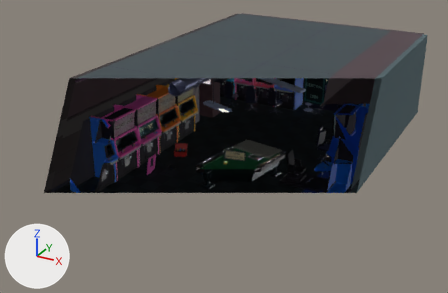
What one commit did to the glTF model places/baked/game-room-1-day/game-room-1-day.glb.
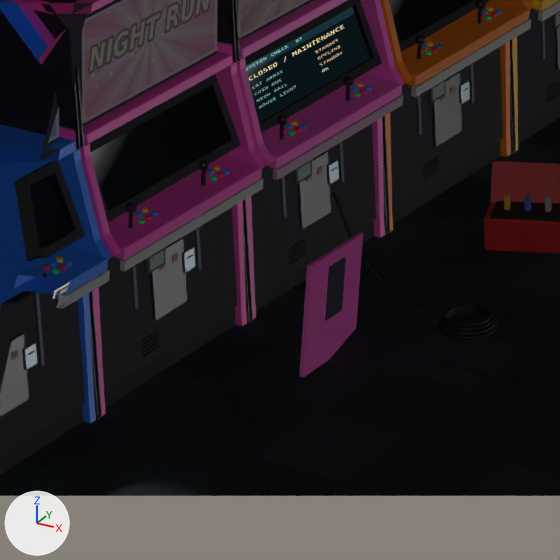
Each version is shown whole from a camera (50 mm lens) standing at (9.02, -17.71, 10.02) and looking at (-1.59, 1.58, 0.38), then close up on the part from 23% to 41% of the width and 41% to 69% of the height. Lighting does not change. The marker at lower left points along +X, +Y and +Z. The last two pictures show the newer version. Everything nearer to the camera than a plane just in front of the edit is cut away. Where no turn or scale is listed for an object, it has been applied to the vertices.
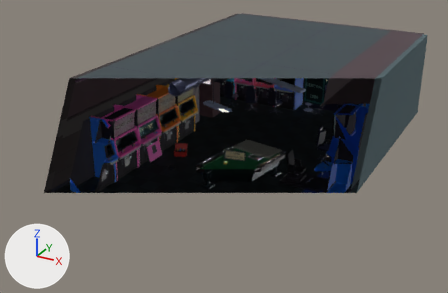
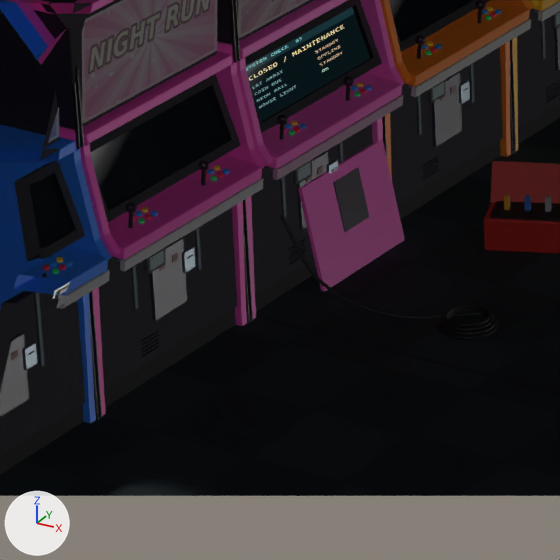
What the commit changed:
Object 'Mesh_4' (ob_mesh_4) moves from (-3.2, -0.988, 0.304) to (-3.782, 0.05, 0.304).
Object 'Mesh_4' (ob_mesh_4) turns from (2.9, 11, 105) to (-11, 0, 90) degrees about x, y and z.
Object 'Mesh_5' (ob_mesh_5) moves from (-3.184, -0.967, 0.391) to (-3.784, 0.05, 0.395).
Object 'Mesh_5' (ob_mesh_5) turns from (2.9, 11, 105) to (-11, 0, 90) degrees about x, y and z.
Object 'Mesh_16' (ob_mesh_16) moves from (-3.239, -0.228, 0.272) to (-3.277, -0.407, 0.273).
Object 'Mesh_16' (ob_mesh_16) is rescaled from (0.49, 0.49, 0.49) to (0.532, 0.532, 0.532).

What differs and where, as boxes (x1, y1, x2, y2) in the close-ups (560 x 560 px):
'Mesh_4', moved, turned
    before: (299, 233, 363, 378)
    after: (298, 139, 405, 291)
'Mesh_5', moved, turned
    before: (325, 257, 346, 321)
    after: (333, 168, 369, 232)
'Mesh_16', moved, rescaled (35% wider, 17% shorter)
    before: (332, 192, 483, 316)
    after: (279, 215, 483, 318)
